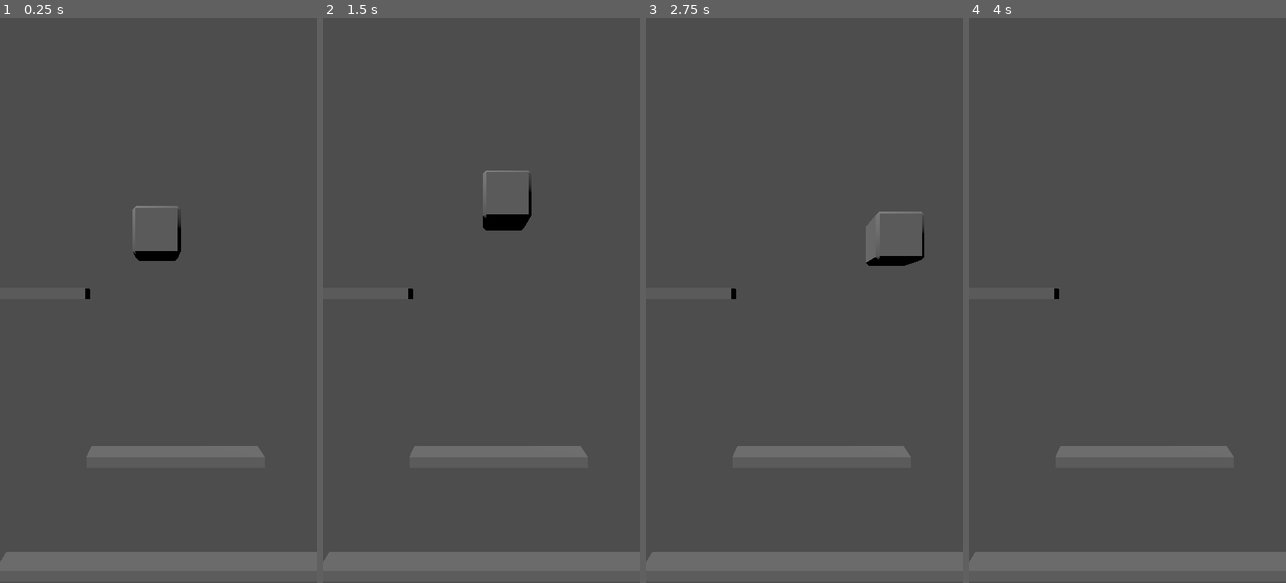
Above: before the commit, frames 1-4 (left to right).
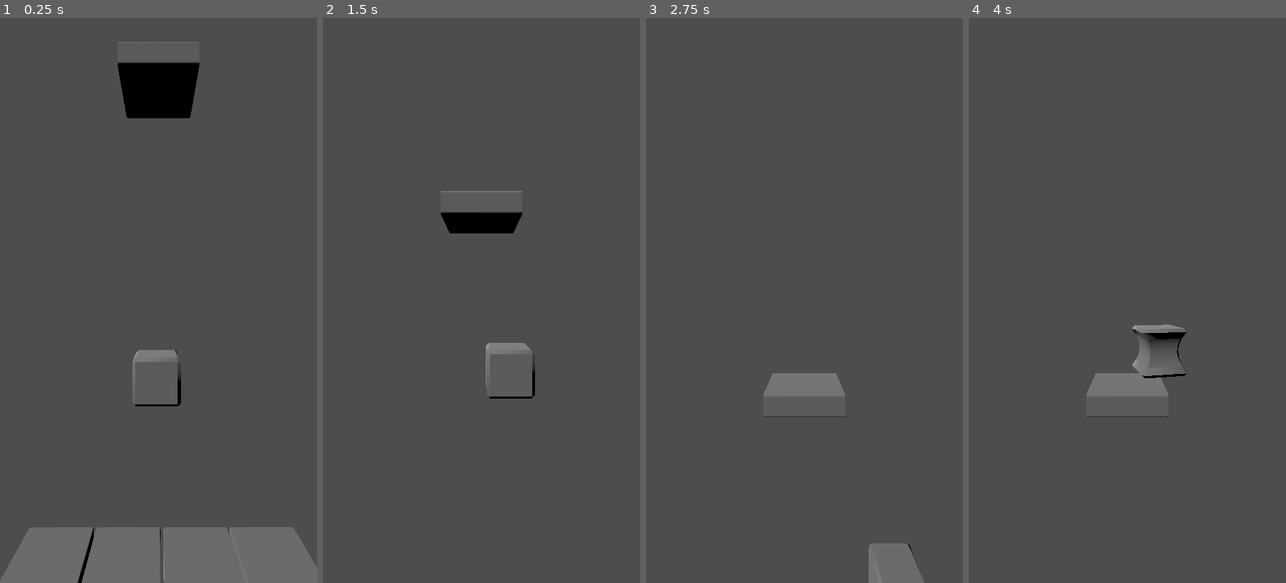
Above: after the commit, the same moments.

Repository: athomicus/mobile01
Game: Godot game, scene res://main.tscn
Same seed, same stepped clock (60 frames per second), same inputs: the game is played once before the commit and once after it. The project has no main scene, so this scene is started directly.
Inputs:
- Up to frame 1 (0.25 s): no input
- Up to frame 2 (1.5 s): hold D (move_right) 0.53-1.28 s; tap Space at 0.77 s; hold A (move_left) from 1.28 s (still down)
- Up to frame 3 (2.75 s): tap Space at 1.52 s; release A (move_left) at 2.03 s; hold D (move_right) from 2.03 s (still down)
- Up to frame 4 (4 s): tap Space at 3.02, 3.77 s; release D (move_right) at 3.53 s; hold A (move_left) from 3.53 s (still down)

The runs differ from the first frame. In frame 1, 8.5% of the frame differs, in the area x 0-100%, y 4-100%; in frame 2, 5.7%; in frame 3, 5.8%; in frame 4, 6.2%.

Commit message:
platform+ camera

Diff:
--- /dev/null
+++ b/Camera3D.gd
@@ -0,0 +1,22 @@
+extends Camera3D
+#chcemy by kamera poruszala sie za graczem
+
+var player: Player = null
+var previousPlayerPos = 0.0
+
+# Called when the node enters the scene tree for the first time.
+func _ready():
+	setup_camera($"../Player")
+	pass # Replace with function body.
+
+
+func setup_camera(_player: Player):
+	if _player != null:
+		player = _player
+
+func _physics_process(delta):
+	if player:
+
+		global_position.y = previousPlayerPos #camera dont go down
+		if player.global_position.y > previousPlayerPos:
+			previousPlayerPos = player.global_position.y
--- /dev/null
+++ b/Game.gd
@@ -0,0 +1,20 @@
+extends Node3D
+
+var platformScene = preload("res://platform.tscn")
+@onready var platformParent = $PlatformParent
+# Called when the node enters the scene tree for the first time.
+func _ready():
+	create_platform(Vector3(0,5,0))
+
+
+# Called every frame. 'delta' is the elapsed time since the previous frame.
+func _process(delta):
+	if Input.is_action_just_pressed("esc"):
+		get_tree().quit()
+	if Input.is_action_just_pressed("restart"):
+		get_tree().reload_current_scene()
+
+func create_platform(location: Vector3):
+	var _platform = platformScene.instantiate()
+	_platform.global_position = location
+	platformParent.add_child(_platform)
--- a/Game.tscn
+++ b/Game.tscn
@@ -1,28 +1,33 @@
-[gd_scene load_steps=3 format=3 uid="uid://chl5bvio0pwxn"]
+[gd_scene load_steps=5 format=3 uid="uid://chl5bvio0pwxn"]
 
 [ext_resource type="PackedScene" uid="uid://7ofjcpua1dyo" path="res://player.tscn" id="1_ewvuk"]
+[ext_resource type="Script" path="res://Game.gd" id="1_fhw7s"]
+[ext_resource type="Script" path="res://Camera3D.gd" id="2_jse2h"]
 [ext_resource type="PackedScene" uid="uid://bj0gye1wt8oqh" path="res://platform.tscn" id="2_jsvfp"]
 
 [node name="Game" type="Node3D"]
+script = ExtResource("1_fhw7s")
 
 [node name="Player" parent="." instance=ExtResource("1_ewvuk")]
-transform = Transform3D(1, 0, 0, 0, 1, 0, 0, 0, 1, 0, 3.25, 0)
 
 [node name="Camera3D" type="Camera3D" parent="."]
 transform = Transform3D(1, 0, 0, 0, 1, 0, 0, 0, 1, 0, 0, 6)
 fov = 95.0
+script = ExtResource("2_jse2h")
 
 [node name="DirectionalLight3D" type="DirectionalLight3D" parent="."]
 transform = Transform3D(0.78683, 0.347273, -0.510196, 0.15585, 0.688077, 0.708703, 0.597168, -0.637143, 0.487278, -2.36123, 3.28909, 0.0496472)
 
-[node name="Platform" parent="." instance=ExtResource("2_jsvfp")]
-transform = Transform3D(1, 0, 0, 0, 1, 0, 0, 0, 1, -3.646, 0.156, 0)
-
-[node name="Platform2" parent="." instance=ExtResource("2_jsvfp")]
-transform = Transform3D(1, 0, 0, 0, 1, 0, 0, 0, 1, 0.385, -3.615, 0)
-
 [node name="Platform3" parent="." instance=ExtResource("2_jsvfp")]
-transform = Transform3D(1, 0, 0, 0, 1, 0, 0, 0, 1, -1.665, -6.16, 0)
+transform = Transform3D(1, 0, 0, 0, 1, 0, 0, 0, 1, -2.535, -6.16, 0)
 
 [node name="Platform4" parent="." instance=ExtResource("2_jsvfp")]
-transform = Transform3D(1, 0, 0, 0, 1, 0, 0, 0, 1, 2.285, -6.16, 0)
+transform = Transform3D(1, 0, 0, 0, 1, 0, 0, 0, 1, -0.79, -6.16, 0)
+
+[node name="Platform5" parent="." instance=ExtResource("2_jsvfp")]
+transform = Transform3D(1, 0, 0, 0, 1, 0, 0, 0, 1, 0.96, -6.16, 0)
+
+[node name="Platform6" parent="." instance=ExtResource("2_jsvfp")]
+transform = Transform3D(1, 0, 0, 0, 1, 0, 0, 0, 1, 2.705, -6.16, 0)
+
+[node name="PlatformParent" type="Node3D" parent="."]
--- a/platform.gd
+++ b/platform.gd
@@ -10,10 +10,10 @@
 
 	if body.is_in_group("PlayerGroup"):
 		body.jump()
-		print("Player Gruop")
+		#print("Player Gruop")
 	'''
 	if body is Player:
 		print("Player from class_name")
-		print(body.velocity.y)
+		#print(body.velocity.y)
 		#if body.velocity.y < 0: # it means falling
    '''
--- a/platform.tscn
+++ b/platform.tscn
@@ -4,7 +4,7 @@
 [ext_resource type="ArrayMesh" uid="uid://bglycdnnjv7wp" path="res://meshes/platform.obj" id="1_ocop1"]
 
 [sub_resource type="BoxShape3D" id="BoxShape3D_hba33"]
-size = Vector3(4.11141, 0.0576782, 1.98859)
+size = Vector3(1.681, 0.128448, 1.98859)
 
 [node name="Platform" type="Area3D"]
 collision_layer = 2
@@ -14,5 +14,5 @@
 mesh = ExtResource("1_ocop1")
 
 [node name="CollisionShape3D" type="CollisionShape3D" parent="."]
-transform = Transform3D(1, 0, 0, 0, 1, 0, 0, 0, 1, 0.00967026, 0.0892029, 0.125275)
+transform = Transform3D(1, 0, 0, 0, 1, 0, 0, 0, 1, 0.00173324, 0.180956, 0.125275)
 shape = SubResource("BoxShape3D_hba33")
--- a/player.tscn
+++ b/player.tscn
@@ -21,6 +21,18 @@
 "update": 1,
 "values": [ExtResource("2_8tpbt")]
 }
+tracks/1/type = "value"
+tracks/1/imported = false
+tracks/1/enabled = true
+tracks/1/path = NodePath("Player01:rotation")
+tracks/1/interp = 1
+tracks/1/loop_wrap = true
+tracks/1/keys = {
+"times": PackedFloat32Array(0),
+"transitions": PackedFloat32Array(1),
+"update": 0,
+"values": [Vector3(0, 0, 0)]
+}
 
 [sub_resource type="Animation" id="Animation_uqcld"]
 resource_name = "jump"
@@ -35,6 +47,18 @@
 "transitions": PackedFloat32Array(1),
 "update": 1,
 "values": [ExtResource("3_d2jbj")]
+}
+tracks/1/type = "value"
+tracks/1/imported = false
+tracks/1/enabled = true
+tracks/1/path = NodePath("Player01:rotation")
+tracks/1/interp = 1
+tracks/1/loop_wrap = true
+tracks/1/keys = {
+"times": PackedFloat32Array(0, 0.3),
+"transitions": PackedFloat32Array(0.353553, 0.353553),
+"update": 0,
+"values": [Vector3(0, 0, 0), Vector3(0, -3.14159, 0)]
 }
 
 [sub_resource type="Animation" id="Animation_lrcyk"]
--- a/scripts/Player.gd
+++ b/scripts/Player.gd
@@ -1,6 +1,7 @@
 extends CharacterBody3D
 class_name Player
 @onready var camera = $"../Camera3D"
+@onready var animator = $AnimationPlayer
 var jump_velocity = 25.0
 
 const SPEED = 10.0
@@ -13,22 +14,22 @@
 func _ready():
 	viewport_size = get_viewport().size
 
+
 func _process(delta):
-	if Input.is_action_just_pressed("esc"):
-		get_tree().quit()
-	if Input.is_action_just_pressed("restart"):
-		get_tree().reload_current_scene()
+
 
 	if Input.is_key_pressed(KEY_SPACE):
 		jump()
 
 func _physics_process(delta):
 
+	play_animation_player()
+
 	velocity.y -= gravity
 	if velocity.y < max_fall_velocity:
 		velocity.y = max_fall_velocity #przelatuje
 
-	print(velocity.y)
+
 	var direction = Input.get_axis("move_left","move_right")
 	if direction:
 		velocity.x = direction * SPEED
@@ -49,3 +50,11 @@
 	#	global_position.x = player_pos_from_viewport.x
 func jump():
 	velocity.y = jump_velocity
+
+func play_animation_player():
+	if velocity.y > 0:
+		if animator.current_animation != "jump":
+			animator.play("jump")
+	elif velocity.y < 0:
+		if animator.current_animation != "stay":
+			animator.play("stay")
Not shown, changed: meshes/platform.obj
Not shown, added: Gam10C6.tmp
